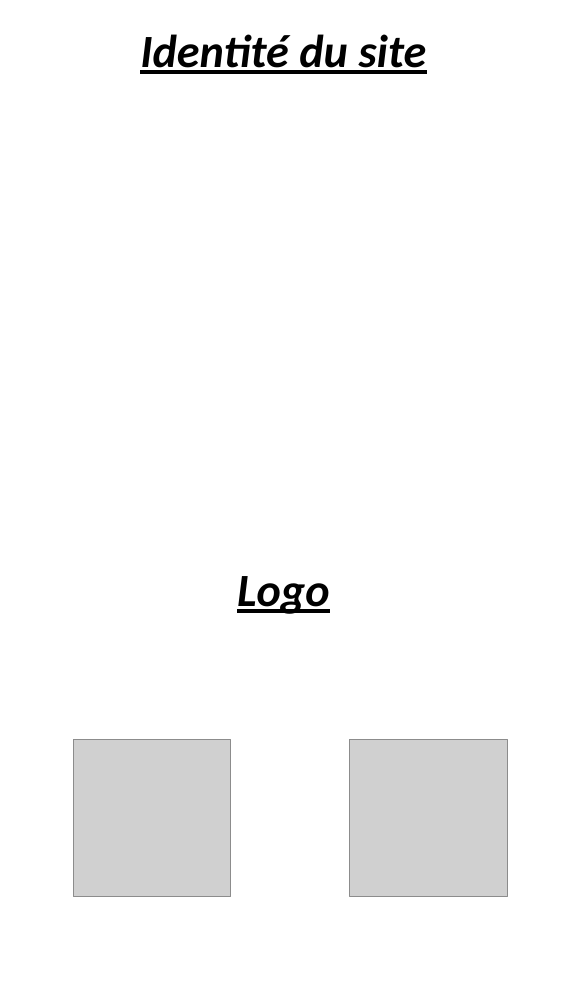
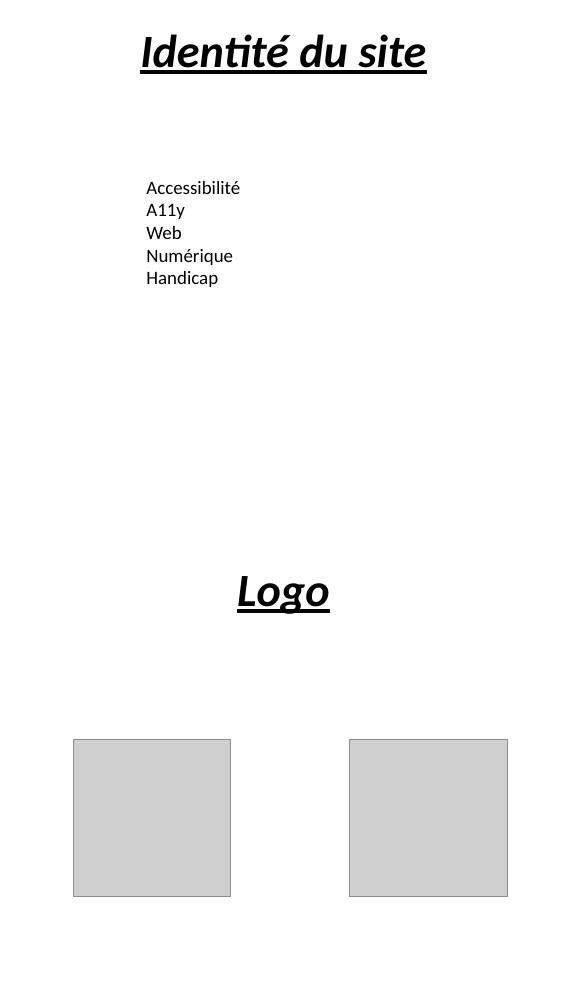
Before and after one commit to Bourg-en-Stress/accessibility, a slide deck: slide 1 of design/grafic-charter/identité du site.pptx. Drawn at 567x1008 pixels with LibreOffice and Linux fonts; fonts in the diff are those of the drawing; grey boxes stand for pictures. Boxes give left, top, right and bottom in pixels: in the first picture for what was removed or moved away, otherwise in the second. Text is boxed around its words. In the diff, an @@ line names an element or a change of style, - is before the commit and + after.

```diff
--- a/design/grafic-charter/identité du site.pptx
+++ b/design/grafic-charter/identité du site.pptx
@@ text added at (146,181,240,287), 18 pt, text #000000 @@
+Accessibilité
+A11y
+Web
+Numérique
+Handicap
```
Also in this commit, not shown: 1 other file.
